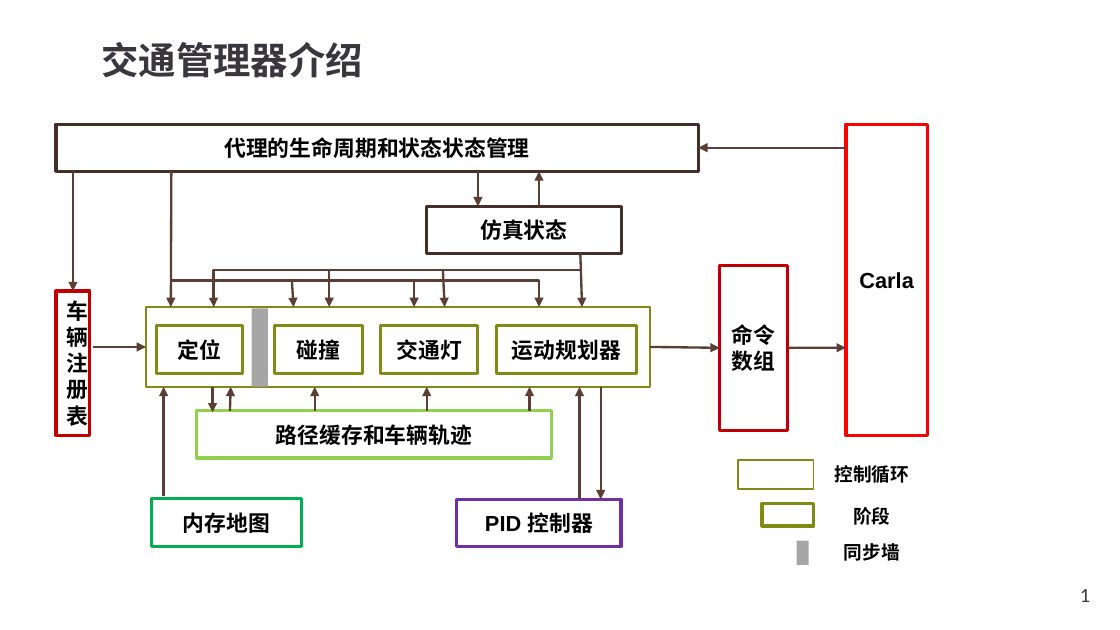
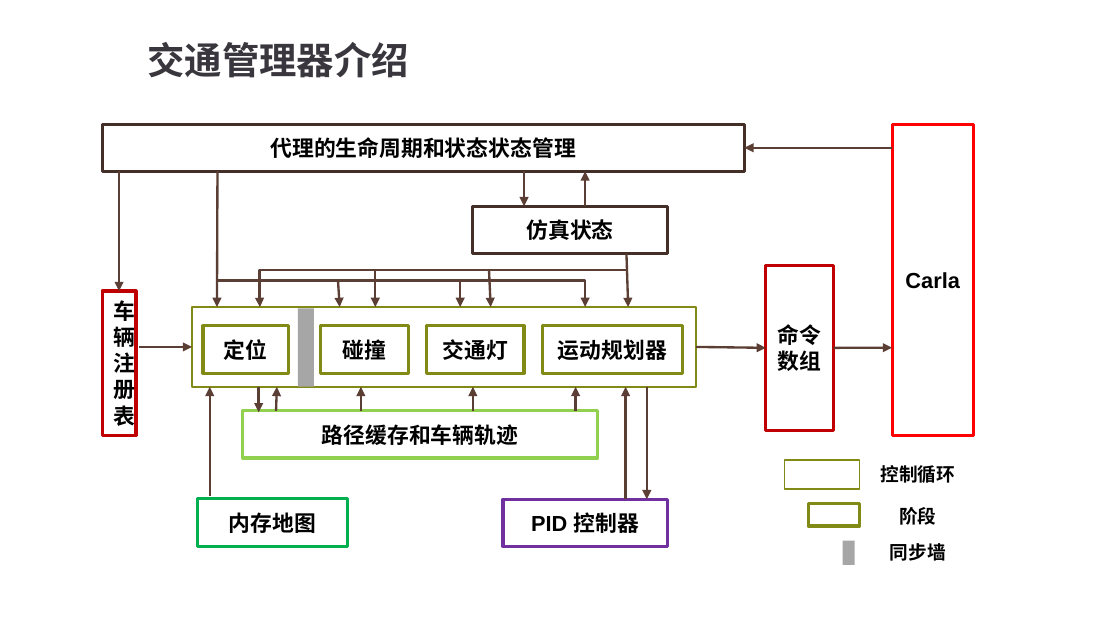
Before and after one commit to OpenHUTB/carla_doc, a slide deck: slide 1 of docs/img/Carla.pptx. Drawn at 1120x630 pixels with LibreOffice and Linux fonts; fonts in the diff are those of the drawing. Boxes give left, top, right and bottom in pixels: in the first picture for what was removed or moved away, otherwise in the second. Text is boxed around its words. In the diff, an @@ line names an element or a change of style, - is before the commit and + after.

```diff
--- a/docs/img/Carla.pptx
+++ b/docs/img/Carla.pptx
@@ 21 arrows, 19 rectangles, 2 elbow arrows, 1 title, 1 text moved together from (x1=56, y1=42, x2=927, y2=566) to (x1=102, y1=42, x2=973, y2=566) @@
@@ page number removed at (x1=1080, y1=589, x2=1090, y2=602) @@
-1
```
Also in this commit, not shown: 2 other slides changed, 6 other files.
